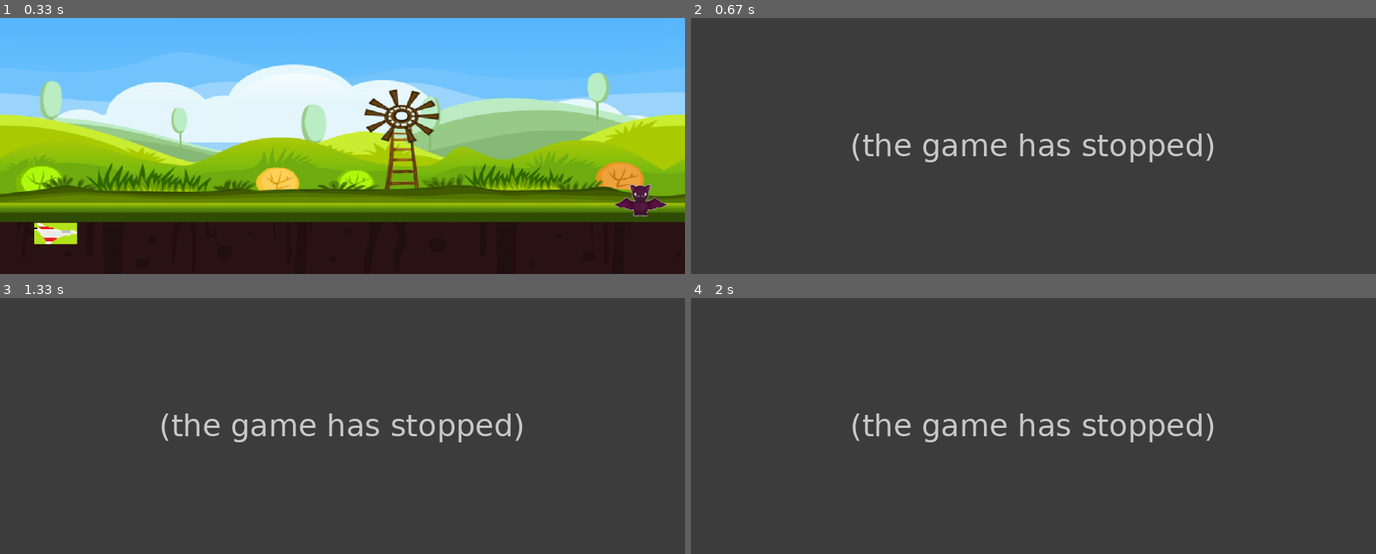
Above: before the commit, frames 1-4 (two rows, left to right).
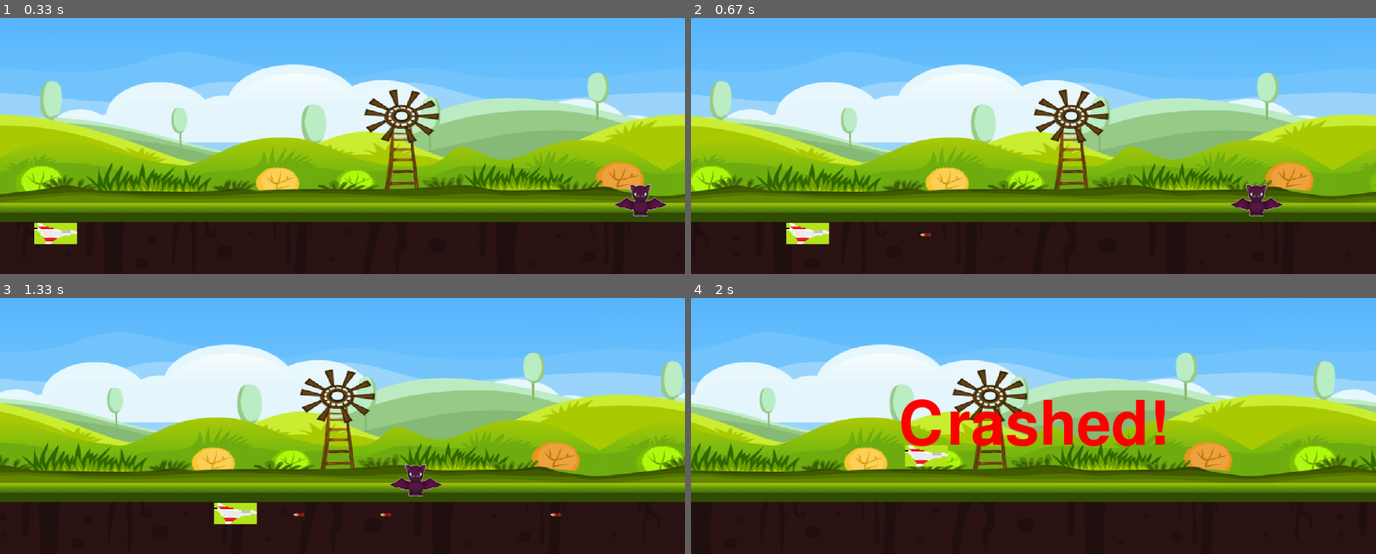
Above: after the commit, the same moments.

Repository: DJmong/Pygame
Game: pygame game, started from main.py
Same seed, same stepped clock (60 frames per second), same inputs: the game is played once before the commit and once after it.
Inputs:
- Up to frame 1 (0.33 s): no input
- Up to frame 2 (0.67 s): hold Ctrl from 0.33 s (still down); hold Right from 0.33 s (still down)
- Up to frame 3 (1.33 s): release Ctrl at 0.8 s; release Right at 0.8 s; hold Right 0.83-1.3 s; tap Ctrl at 0.9, 1.2 s
- Up to frame 4 (2 s): hold Up 1.33-1.63 s; tap Ctrl at 1.4 s

Frame 1 is identical in both runs. In frame 2, 100% of the frame differs, in the area x 0-100%, y 0-100%; in frame 3, 100%; in frame 4, 100%.
Error before the commit: TypeError: chk_Collision() missing 2 required positional arguments: 'unit_a' and 'unit_b' (m...; the game stopped at 0.33 s (later frames are placeholders)

Commit message:
Bullet Objectification end

Diff:
--- a/main.py
+++ b/main.py
@@ -11,8 +11,8 @@
 height = 480
 background_width = width
 
-img_user = 'backup.png'
-img_enemy = 'bat.png'
+img_user = 'graphic/backup.png'
+img_enemy = 'graphic/bat.png'
 img_bg = 'graphic/background.png'
 
 bat_width = 100
@@ -56,7 +56,7 @@
     eg.add_unit(bat)
     eg.add_unit(user)
 
-    bullet_xy = []
+    bullet_list = []
 
     isShotBat = False
     boom_count = 0
@@ -107,10 +107,9 @@
                 user.setAccel(accel_x, accel_y)
 
                 if event.key == pygame.K_LCTRL:
-                    x, y = user.getLocation()
-                    bullet_x = x + aircraft_width
-                    bullet_y = y + aircraft_height/2
-                    bullet_xy.append([bullet_x, bullet_y])
+                    bullet = user.Attack()
+                    eg.add_unit(bullet)
+                    bullet_list.append(bullet)
 
             if event.type == pygame.KEYUP:
                 if event.key == pygame.K_UP or event.key == pygame.K_DOWN:
@@ -164,23 +163,15 @@
 
         bat_x, bat_y = bat.getLocation()
         #bullet check for bat
-        if len(bullet_xy) != 0:
-            for i, bxy in enumerate(bullet_xy):
-                bxy[0] += 15
-                bullet_xy[i][0] = bxy[0]
-                isShotBat = eg.chk_Collision()
+        if len(bullet_list) != 0:
+            for i, bxy in enumerate(bullet_list):
+                isShotBat = False
                 '''
                 if bxy[0] >= width:
                     if bxy[1] > bat_y and bxy[1] < bat_y + bat_height:
-                        bullet_xy.remove(bxy)
+                        bullet_list.remove(bxy)
                         isShotBat = True
                         '''
-
-                if bxy[0] >= width:
-                    try:
-                        bullet_xy.remove(bxy)
-                    except:
-                        pass
 
         #crash check for
         if x + aircraft_width > bat_x:
@@ -213,9 +204,10 @@
             isShotBat = False
             # bgm.playSfx('stop.mp3')
 
-        if len(bullet_xy) != 0:
-            for bx, by in bullet_xy:
-                drawObject(bullet, bx, by)
+        if len(bullet_list) != 0:
+            for bullet in bullet_list:
+                bx, by = bullet.getLocation()
+                drawObject(bullet.getImage(), bx, by)
 
         if fire[1] != None:
             drawObject(fire[1], fire_x, fire_y)
@@ -250,7 +242,7 @@
     fires.append((0, pygame.image.load('graphic/fireball.png')))
     fires.append((0, pygame.image.load('graphic/fireball2.png')))
     boom = pygame.image.load('graphic/boom.png')
-    bullet = pygame.image.load('graphic/bullet.png')
+
 
     for i in range(3):
         fires.append((i+2, None))
--- a/source/character.py
+++ b/source/character.py
@@ -1,11 +1,11 @@
 import pygame
 
-dir = 'graphic'
 
 class Point():
     def __init__(self):
         self.xy = [0, 0]
         self.ac = [0, 0]
+        self.max_ac = [0, 0]
 
     def setLocation(self, x, y):
         self.xy = [x, y]
@@ -19,11 +19,15 @@
     def getAccel(self):
         return self.ac
 
+    def setMaxAccel(self, x, y):
+        self.max_ac = [x, y]
+
+    def getMaxAccel(self):
+        return self.max_ac
+
     def move(self):
-        x = 0
-        y = 1
-        self.xy[x] += self.ac[x]
-        self.xy[y] += self.ac[y]
+        self.xy[0] += self.ac[0]
+        self.xy[1] += self.ac[1]
 
     def getRect(self):
         return pygame.Rect(self.xy[0], self.xy[1]. self.wh[0], self.wh[1])
@@ -35,8 +39,7 @@
         self.wh = [0, 0]
 
     def setImage(self, image):
-        img = dir + '/' + image
-        self.image = pygame.image.load(img)
+        self.image = pygame.image.load(image)
 
     def getImage(self):
         return self.image
@@ -52,6 +55,17 @@
     def key_ins(self, key):
         pass
 
+    def Attack(self):
+        atk = Bullet('graphic/bullet.png', self)
+        atk.setSize(20,5)
+        atk.setMaxAccel(250, 0)
+
+        Bullet_x = self.xy[0] + self.wh[0]
+        Bullet_y = self.xy[1] + self.wh[1] / 2
+        atk.setLocation(Bullet_x, Bullet_y)
+
+        atk.setAccel(15, 0)
+        return atk
 class Enemy(Unit):
     def __init__(self, hp, image):
         super().__init__(image)
